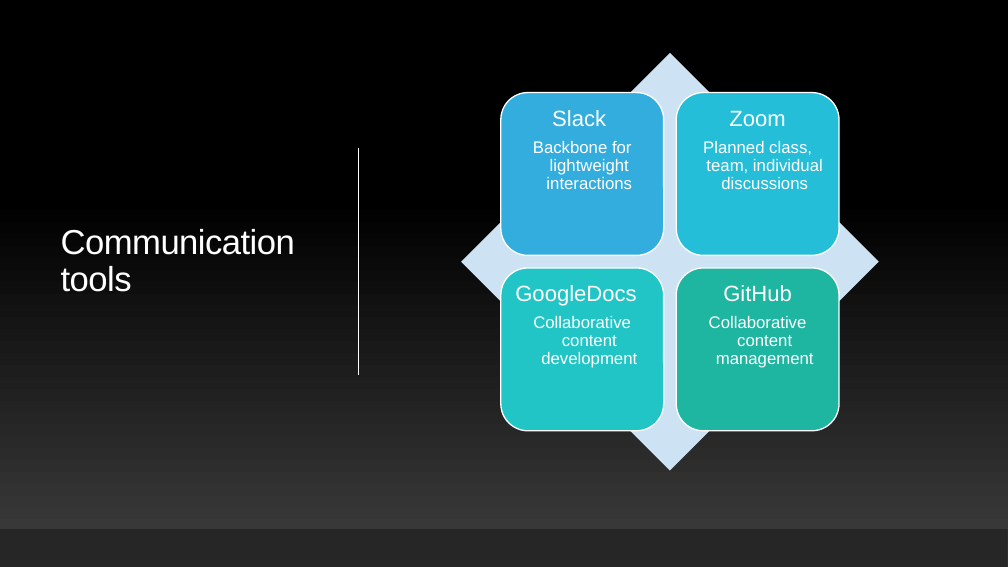
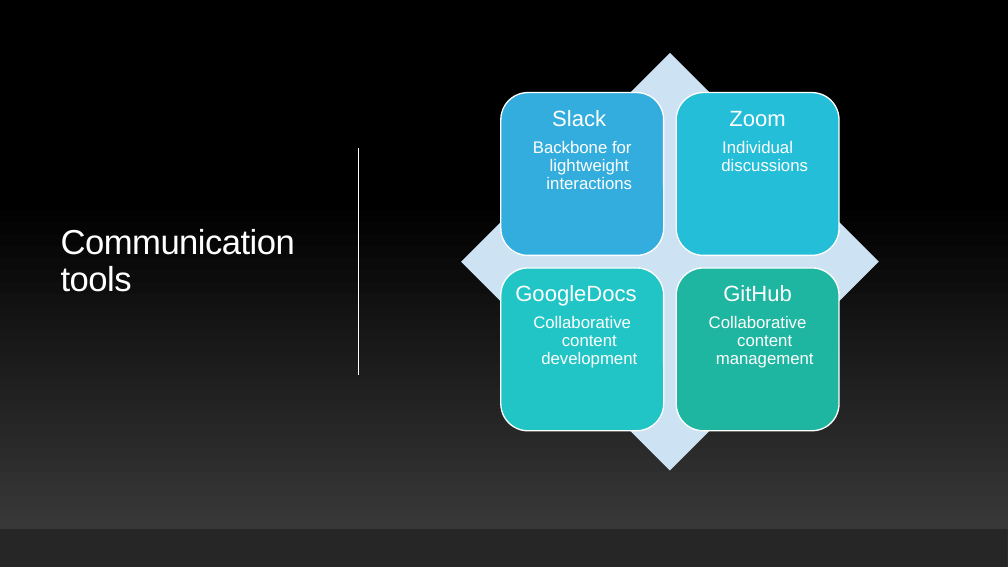
Before and after one commit to maherou/Teaching, a slide deck: slide 6 of files/CS373/IntroToCompSciResearch.pptx. Drawn at 1008x567 pixels with LibreOffice and Linux fonts; fonts in the diff are those of the drawing. Boxes give left, top, right and bottom in pixels: in the first picture for what was removed or moved away, otherwise in the second. Text is boxed around its words. In the diff, an @@ line names an element or a change of style, - is before the commit and + after.

```diff
--- a/files/CS373/IntroToCompSciResearch.pptx
+++ b/files/CS373/IntroToCompSciResearch.pptx
@@ text at [721,141,808,171]: text changed @@
-  Planned class, team, individual discussions
+  Individual discussions
```
Also in this commit, not shown: 1 other slide changed, 1 slide removed, 3 other files.
